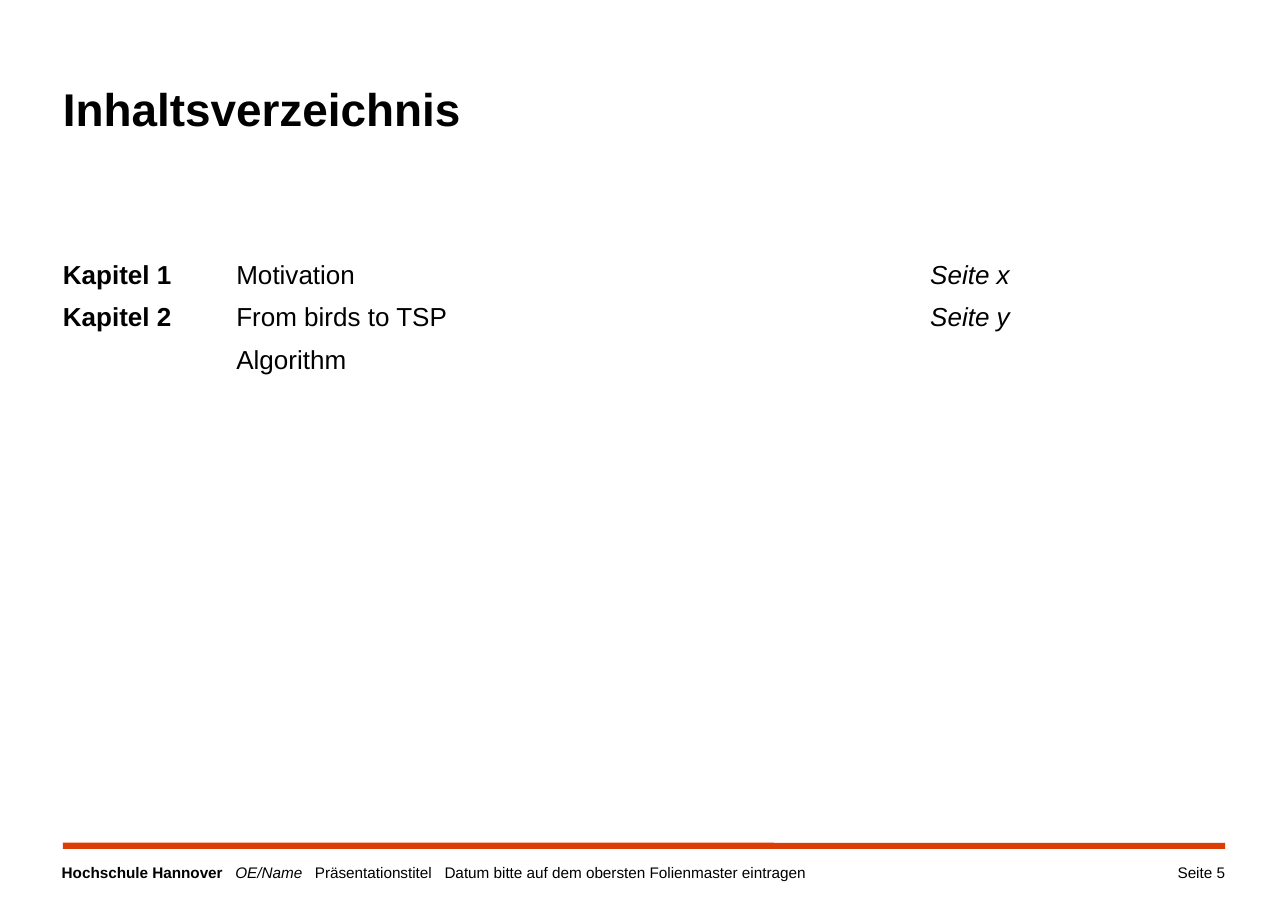
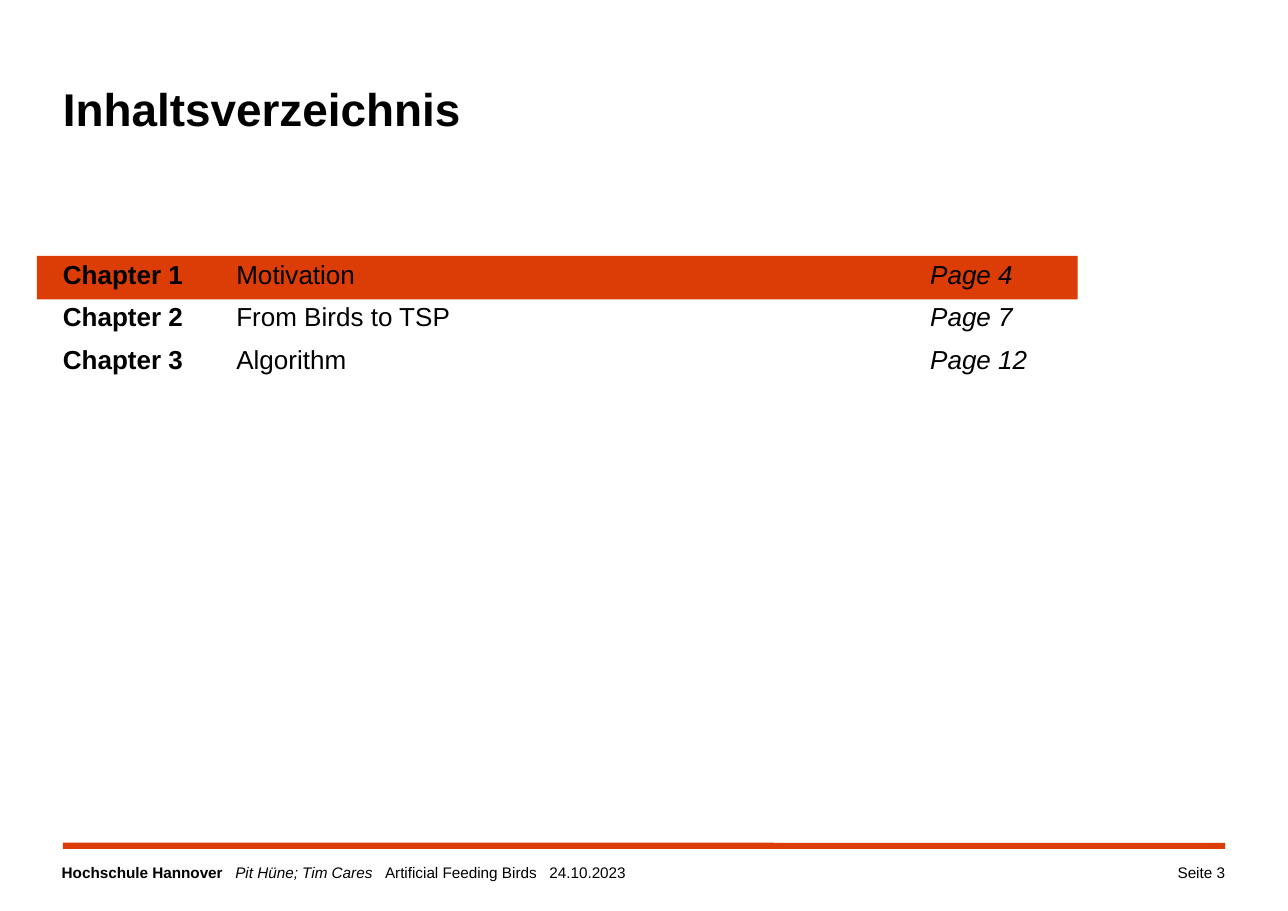
Before and after one commit to TimCares/AFB-Metaheuristic, a slide deck: slide 3 of doc/algorithm.pptx (slide 5 before the commit). Drawn at 1288x911 pixels with LibreOffice and Linux fonts; fonts in the diff are those of the drawing; background and template pictures are left out. Boxes give left, top, right and bottom in pixels: in the first picture for what was removed or moved away, otherwise in the second. Text is boxed around its words. In the diff, an @@ line names an element or a change of style, - is before the commit and + after.

```diff
--- a/doc/algorithm.pptx
+++ b/doc/algorithm.pptx
@@ rectangle added at <box>37,256,1079,299</box>, fill #DC3C05 @@
@@ table at <box>63,258,1078,803</box> @@
-row 1: Kapitel 1 / Kapitel 2 | Motivation / From birds to TSP / Algorithm | Seite x / Seite y
+row 1: Chapter 1 / Chapter 2 / Chapter 3 | Motivation / From Birds to TSP / Algorithm | Page 4 / Page 7 / Page 12
@@ text at <box>62,867,625,881</box>: text changed @@
-Hochschule Hannover OE/Name Präsentationstitel Datum bitte auf dem obersten Folienmaster eintragen
+Hochschule Hannover Pit Hüne; Tim Cares Artificial Feeding Birds 24.10.2023
@@ page number at <box>1178,867,1226,878</box>: text changed @@
-Seite 5
+Seite 3
```
Also in this commit, not shown: 14 other slides changed, 2 slides added.
